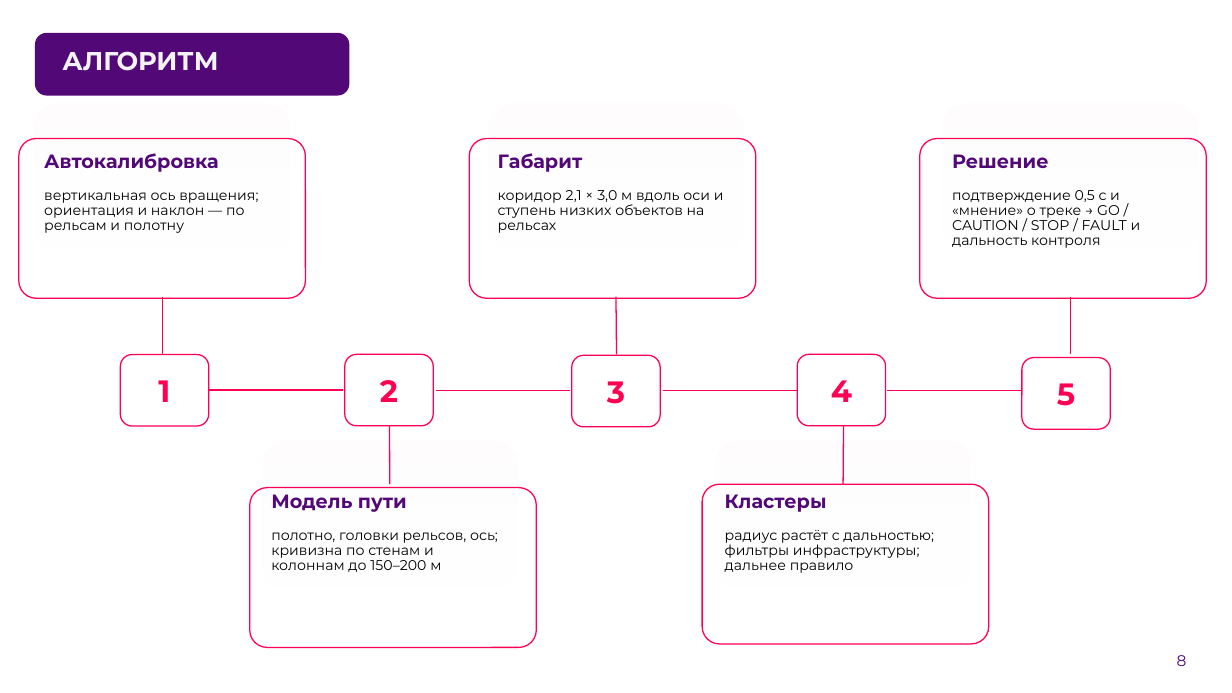
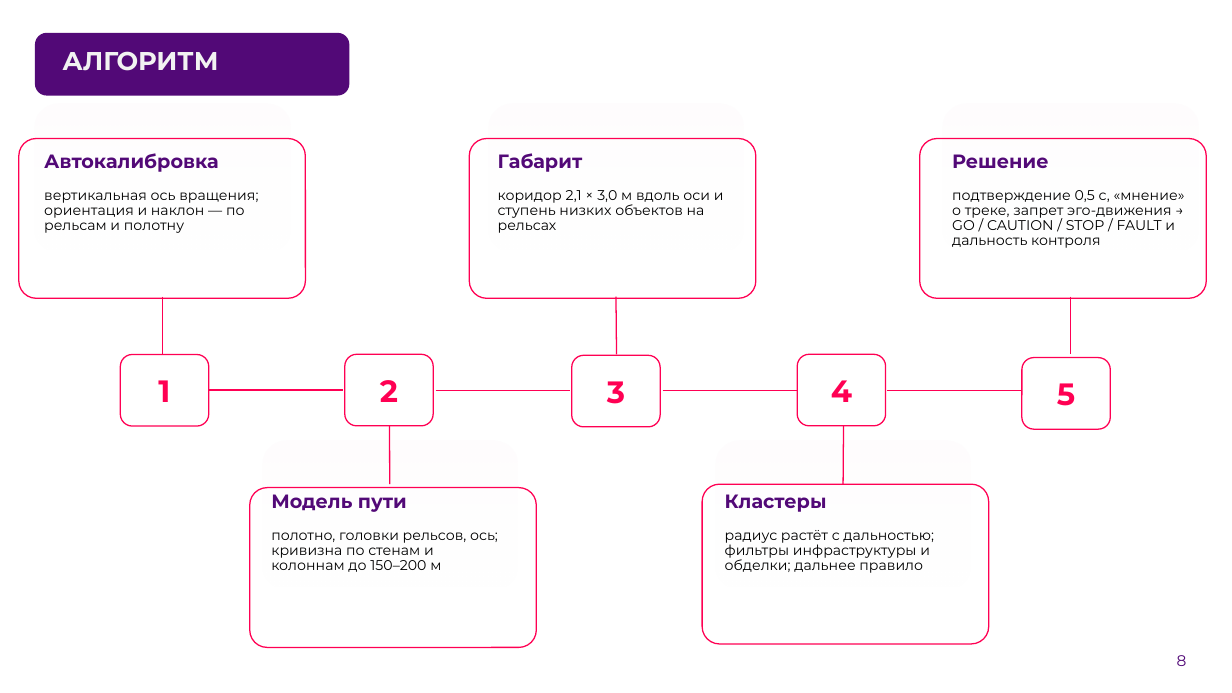
Before and after one commit to pmixay/ReSense, a slide deck: slide 8 of docs/presentation/ReSense_LCT2026.pptx. Drawn at 1232x693 pixels with LibreOffice and Linux fonts; fonts in the diff are those of the drawing; background and template pictures are left out. Boxes give left, top, right and bottom in pixels: in the first picture for what was removed or moved away, otherwise in the second. Text is boxed around its words. In the diff, an @@ line names an element or a change of style, - is before the commit and + after.

```diff
--- a/docs/presentation/ReSense_LCT2026.pptx
+++ b/docs/presentation/ReSense_LCT2026.pptx
@@ text at [952,190,1185,248]: text changed @@
-подтверждение 0,5 с и «мнение» о треке → GO / CAUTION / STOP / FAULT и дальность контроля
+подтверждение 0,5 с, «мнение» о треке, запрет эго-движения → GO / CAUTION / STOP / FAULT и дальность контроля
@@ text at [725,530,934,573]: text changed @@
-радиус растёт с дальностью; фильтры инфраструктуры; дальнее правило
+радиус растёт с дальностью; фильтры инфраструктуры и обделки; дальнее правило
```
Also in this commit, not shown: 11 other slides changed, 43 other files.
